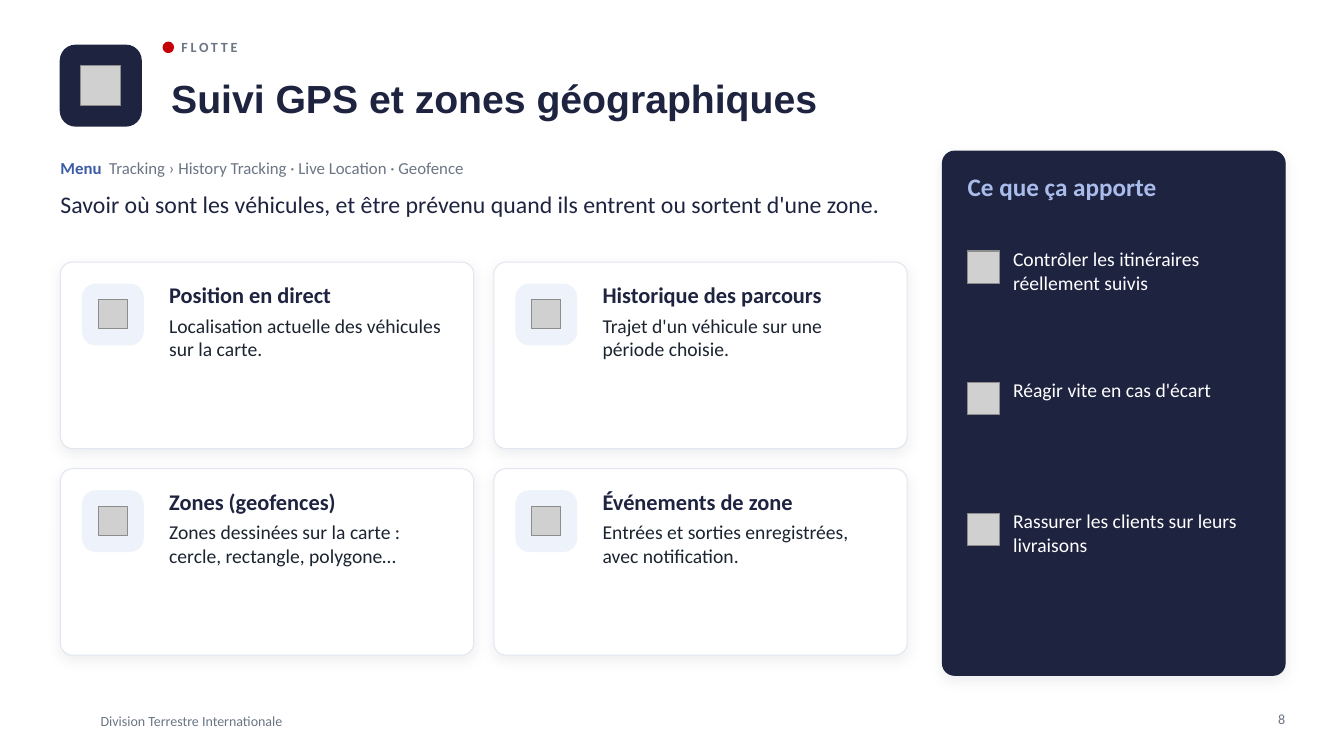
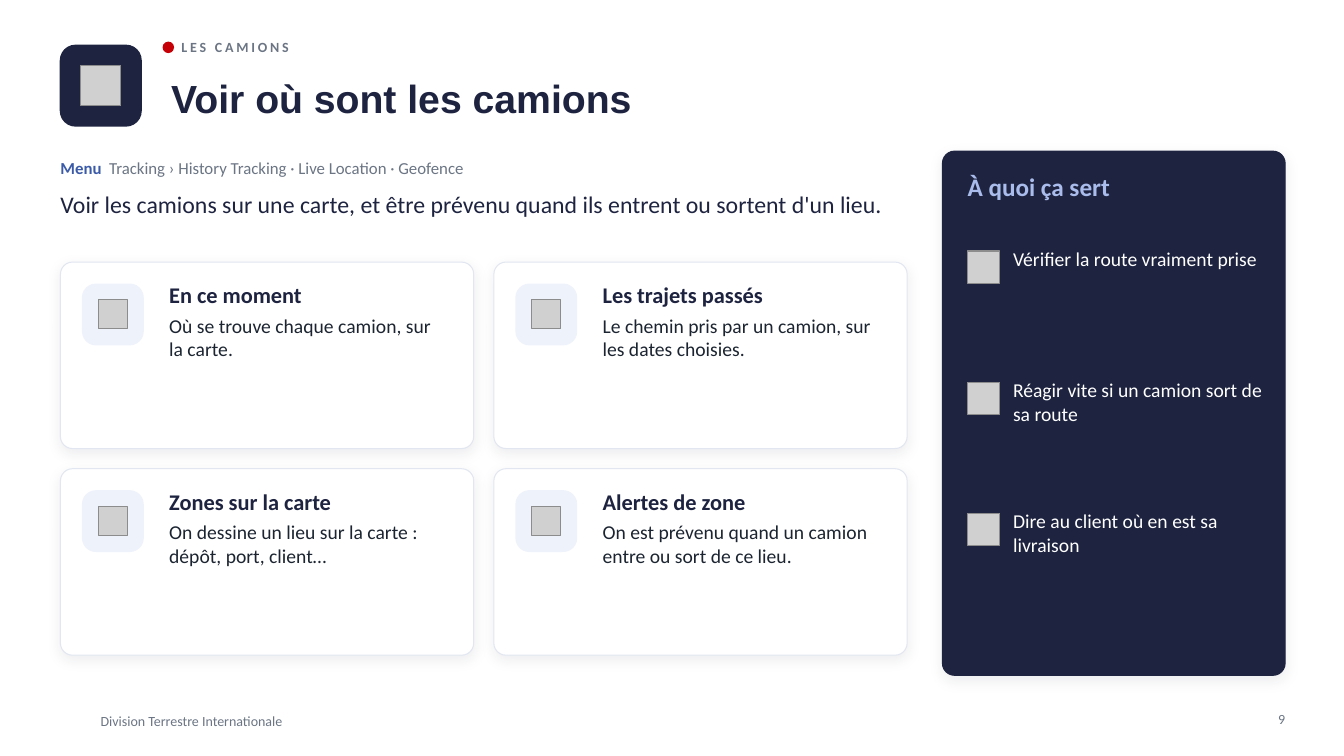
Before and after one commit to meledjearmel/portfolio-assets, a slide deck: slide 9 of formations/dti/presentation-division-terrestre-internationale.pptx (slide 8 before the commit). Drawn at 1344x756 pixels with LibreOffice and Linux fonts; fonts in the diff are those of the drawing; grey boxes stand for pictures; background and template pictures are left out. Boxes give left, top, right and bottom in pixels: in the first picture for what was removed or moved away, otherwise in the second. Text is boxed around its words. In the diff, an @@ line names an element or a change of style, - is before the commit and + after.

```diff
--- a/formations/dti/presentation-division-terrestre-internationale.pptx
+++ b/formations/dti/presentation-division-terrestre-internationale.pptx
@@ text at [181, 43, 289, 52]: text changed @@
-FLOTTE
+LES CAMIONS
@@ title at [171, 84, 632, 114]: text changed @@
-Suivi GPS et zones géographiques
+Voir où sont les camions
@@ text at [968, 176, 1109, 200]: text changed @@
-Ce que ça apporte
+À quoi ça sert
@@ text at [60, 196, 881, 217]: text changed @@
-Savoir où sont les véhicules, et être prévenu quand ils entrent ou sortent d'une zone.
+Voir les camions sur une carte, et être prévenu quand ils entrent ou sortent d'un lieu.
@@ text at [1013, 252, 1257, 269]: text changed @@
-Contrôler les itinéraires réellement suivis
+Vérifier la route vraiment prise
@@ text at [169, 288, 431, 356]: text changed @@
-Position en direct
-Localisation actuelle des véhicules sur la carte.
+En ce moment
+Où se trouve chaque camion, sur la carte.
@@ text at [603, 287, 871, 356]: text changed @@
-Historique des parcours
-Trajet d'un véhicule sur une période choisie.
+Les trajets passés
+Le chemin pris par un camion, sur les dates choisies.
@@ text at [1013, 383, 1262, 421]: text changed @@
-Réagir vite en cas d'écart
+Réagir vite si un camion sort de sa route
@@ text at [169, 494, 408, 566]: text changed @@
-Zones (geofences)
-Zones dessinées sur la carte : cercle, rectangle, polygone…
+Zones sur la carte
+On dessine un lieu sur la carte : dépôt, port, client…
@@ text at [603, 494, 867, 563]: text changed @@
-Événements de zone
-Entrées et sorties enregistrées, avec notification.
+Alertes de zone
+On est prévenu quand un camion entre ou sort de ce lieu.
@@ text at [1013, 514, 1217, 552]: text changed @@
-Rassurer les clients sur leurs livraisons
+Dire au client où en est sa livraison
@@ page number at [1278, 715, 1285, 724]: text changed @@
-8
+9
```
Also in this commit, not shown: 23 other slides changed, 1 slide added, 1 other file.
